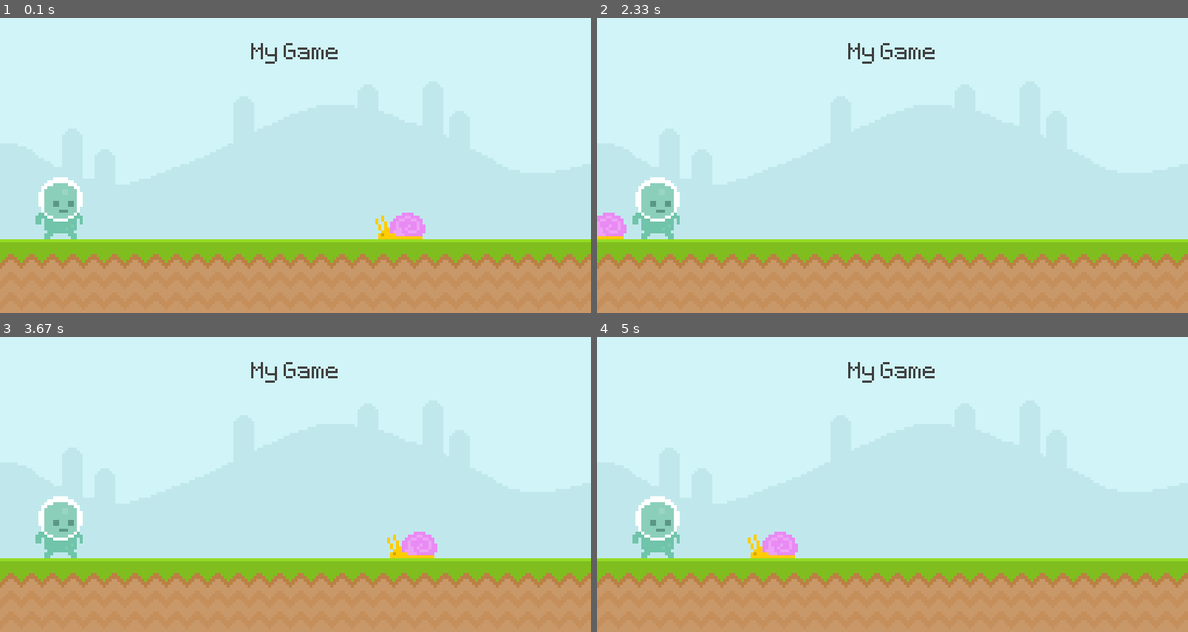
Above: before the commit, frames 1-4 (two rows, left to right).
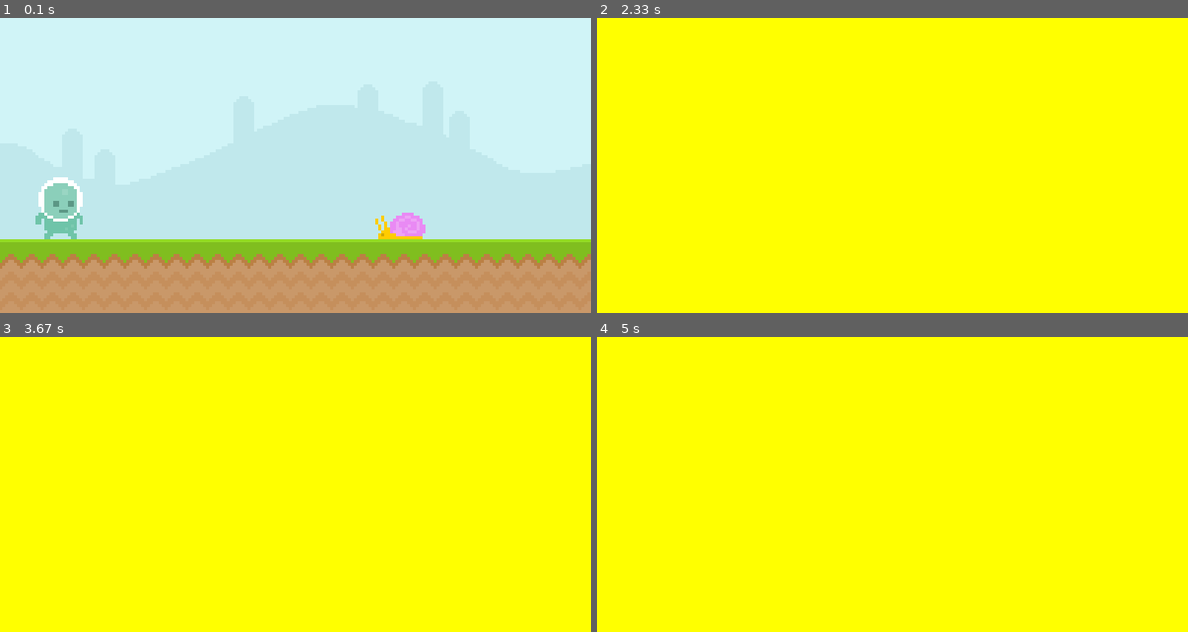
Above: after the commit, the same moments.

Repository: jsullivan2847/pygame-tutorial
Game: pygame game, started from game.py
Two runs of this game, one before a commit and one after it. Both use one fixed random seed, a clock stepped at 60 frames per second and the inputs below.
Inputs (mouse positions are in pixels of both pictures, inside the frame that each line leads up to):
- Up to frame 1 (0.1 s): no input
- Up to frame 2 (2.33 s): press the mouse at (656, 206) at 0.37 s; move the mouse to (679, 165) at 0.47 s; release the mouse at (709, 121) at 0.6 s; tap Space at 0.67 s; press the mouse at (656, 206) at 1.03 s; move the mouse to (803, 186) at 1.13 s; release the mouse at (957, 165) at 1.27 s; press the mouse at (656, 68) at 1.37 s; move the mouse to (774, 65) at 1.47 s; release the mouse at (898, 59) at 1.6 s; hold Space 1.67-2.13 s; move the mouse to (922, 77) at 1.7 s
- Up to frame 3 (3.67 s): tap Space at 3 s
- Up to frame 4 (5 s): no input

The runs differ from the first frame. In frame 1, 0.3% of the frame differs, in the area x 42-58%, y 8-16%; in frame 2, 100%, in the area x 0-100%, y 0-100%; in frame 3, 100%; in frame 4, 100%.

Commit message:
added some comment

Diff:
--- a/game.py
+++ b/game.py
@@ -1,21 +1,26 @@
 import pygame
 from sys import exit
 
+#just changing file for github push
 
+def display_score():
+    current_time = pygame.time.get_ticks()
+    print(current_time)
 #renders game window
 pygame.init()
 screen = pygame.display.set_mode((800,400))
 pygame.display.set_caption('Runner')
 clock = pygame.time.Clock()
 test_font = pygame.font.Font('font/Pixeltype.ttf', 50)
+game_active = True
 
 #ground and sky
 sky_surface = pygame.image.load('graphics/Sky.png').convert()
 ground_surface = pygame.image.load('graphics/ground.png').convert()
 
 #score
-score_surf = test_font.render('My Game', False, (64,64,64))
-score_rect = score_surf.get_rect(center = (400,50))
+# score_surf = test_font.render('My Game', False, (64,64,64))
+# score_rect = score_surf.get_rect(center = (400,50))
 
 #snail
 snail_surf = pygame.image.load('graphics/snail/snail1.png').convert_alpha()
@@ -33,20 +38,22 @@
     #allows to quit
     for event in pygame.event.get():
         #allows user to quit
+
         if event.type == pygame.QUIT:
             pygame.quit()
             exit()
+        if game_active:
+            if event.type == pygame.KEYDOWN:
+                if event.key == pygame.K_SPACE and isGrounded:
+                    player_gravity = -20
 
-        if event.type == pygame.KEYDOWN:
-            if event.key == pygame.K_SPACE and isGrounded:
-                player_gravity = -20
-
-        if event.type == pygame.KEYUP:
-            print('keyup')
-
-        if event.type == pygame.MOUSEBUTTONDOWN:
-            if player_rect.collidepoint(event.pos):
-                player_gravity = -20
+            if event.type == pygame.MOUSEBUTTONDOWN:
+                if player_rect.collidepoint(event.pos):
+                    player_gravity = -20
+        else:
+             if event.type == pygame.KEYDOWN:
+                if event.key == pygame.K_SPACE and isGrounded:
+                    game_active = True
 
         #checks for mouse collision with player object
         # if event.type == pygame.MOUSEMOTION:
@@ -55,25 +62,36 @@
     #keeps it at 60 frames per second
     clock.tick(60)
     #renders images in game window
-    screen.blit(sky_surface,(0,0))
-    screen.blit(ground_surface,(0,300))
-    screen.blit(score_surf,score_rect)
+
+    if game_active:
+
+        screen.blit(sky_surface,(0,0))
+        screen.blit(ground_surface,(0,300))
+        # screen.blit(score_surf,score_rect)
 
 
-    #snail movement
-    snail_rect.x -= 4
-    if(snail_rect.right <= 0): snail_rect.left = 800
-    screen.blit(snail_surf, snail_rect)
+        #snail movement
+        snail_rect.x -= 4
+        if(snail_rect.right <= 0): snail_rect.left = 800
+        screen.blit(snail_surf, snail_rect)
 
-    player_gravity += 1
-    player_rect.y += player_gravity
-    if player_rect.bottom >= 300:
-        player_rect.bottom = 300
-    if player_rect.bottom < 300:
-        isGrounded = False
-    else: isGrounded = True
-    screen.blit(player_surf, player_rect)
+        #player
+        player_gravity += 1
+        player_rect.y += player_gravity
+        if player_rect.bottom >= 300:
+            player_rect.bottom = 300
+        if player_rect.bottom < 300:
+            isGrounded = False
+        else: isGrounded = True
+        screen.blit(player_surf, player_rect)
 
+        #collision
+        if snail_rect.colliderect(player_rect):
+            game_active = False
+
+    else:
+        snail_rect.left = 800
+        screen.fill('yellow')
     #keyboardinput
     # keys = pygame.key.get_pressed()
     # if keys[pygame.K_SPACE]:
